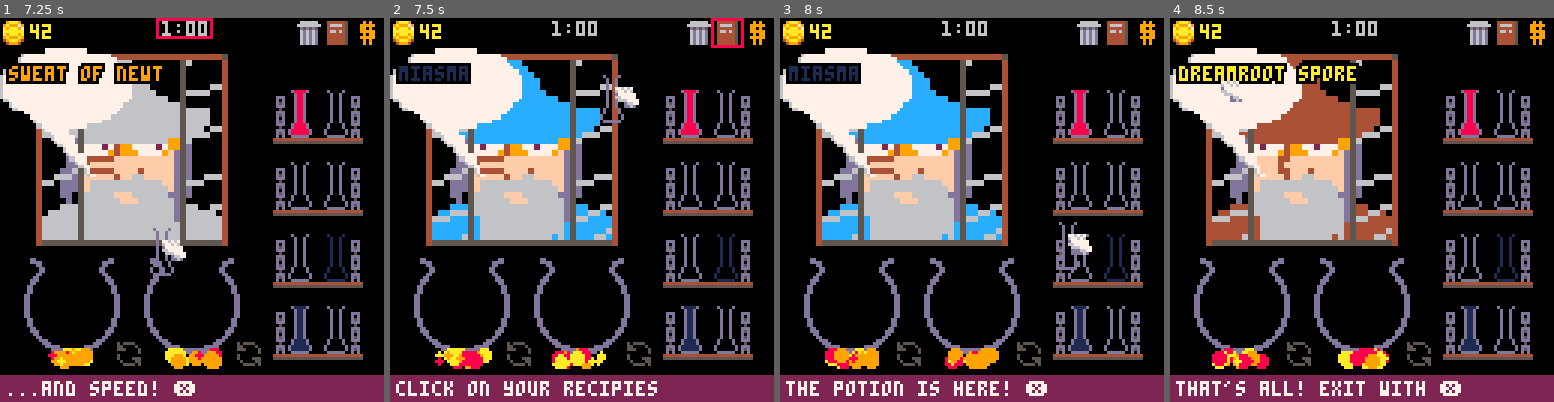
Above: before the commit, frames 1-4 (left to right).
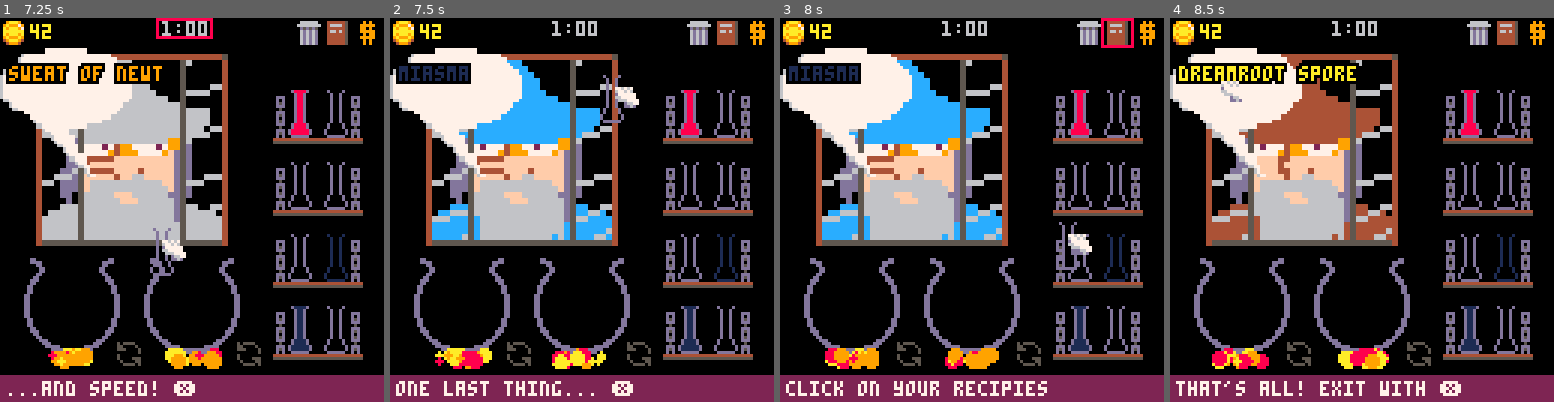
Above: after the commit, the same moments.

Repository: andbalch/cs4730_team_game
Game: PICO-8 cartridge potion.p8
The game is run twice, just before and just after one commit, with the same random seed, the same clock (stepped at 60 frames per second) and the same inputs.
Inputs (mouse positions are in pixels of both pictures, inside the frame that each line leads up to):
- Up to frame 1 (7.25 s): tap O (Z key) at 0.33, 0.7, 1.43, 2.22, 3.1, 3.98, 4.87, 5.75, 6.63 s; click (69, 121) at 0.67 s; tap X (X key) at 1.07, 2.07, 2.4, 2.73, 3.07, 3.4, 3.73, 4.07, 4.4, 4.73, 5.07, 5.4, 5.73, 6.07, 6.4, 6.73, 7.07 s; click (130, 267) at 1.22 s; click (195, 114) at 1.77 s; click (257, 259) at 2.32 s; click (322, 106) at 2.87 s; click (84, 256) at 3.42 s; click (145, 102) at 3.97 s; click (211, 248) at 4.52 s; click (272, 94) at 5.07 s; click (337, 244) at 5.62 s; click (99, 90) at 6.17 s; click (161, 236) at 6.72 s
- Up to frame 2 (7.5 s): click (616, 83) at 7.27 s; tap X (X key) at 7.4 s
- Up to frame 3 (8 s): tap O (Z key) at 7.52 s; tap X (X key) at 7.73 s; click (1068, 229) at 7.82 s
- Up to frame 4 (8.5 s): tap X (X key) at 8.07, 8.4 s; click (1219, 79) at 8.37 s; tap O (Z key) at 8.4 s

Frame 1 is identical in both runs. In frame 2, 1.2% of the frame differs, in the area x 1-93%, y 0-99%; in frame 3, 1.2%; in frame 4, nothing differs.

Commit message:
add text abt reactions

Diff:
--- a/tutorial.lua
+++ b/tutorial.lua
@@ -24,6 +24,7 @@
 		"click on customer to serve!",
 		"profit is based on purity... ❎",
 		"...and speed! ❎",
+		"but watch out for reactions... ❎",
 		"one last thing... ❎",
 		"click on your recipies",
 		"the potion is here! ❎",
@@ -105,7 +106,7 @@
 		rect(12,12,75,75,8)
 	elseif tutorial_step == 23 then
 		rect(52,0,70,6,8)
-	elseif tutorial_step == 25 then
+	elseif tutorial_step == 26 then
 		rect(recipes_box.x-1,recipes_box.y-1,recipes_box.x + recipes_box.w,recipes_box.y + recipes_box.h,8)
 	end
 end
